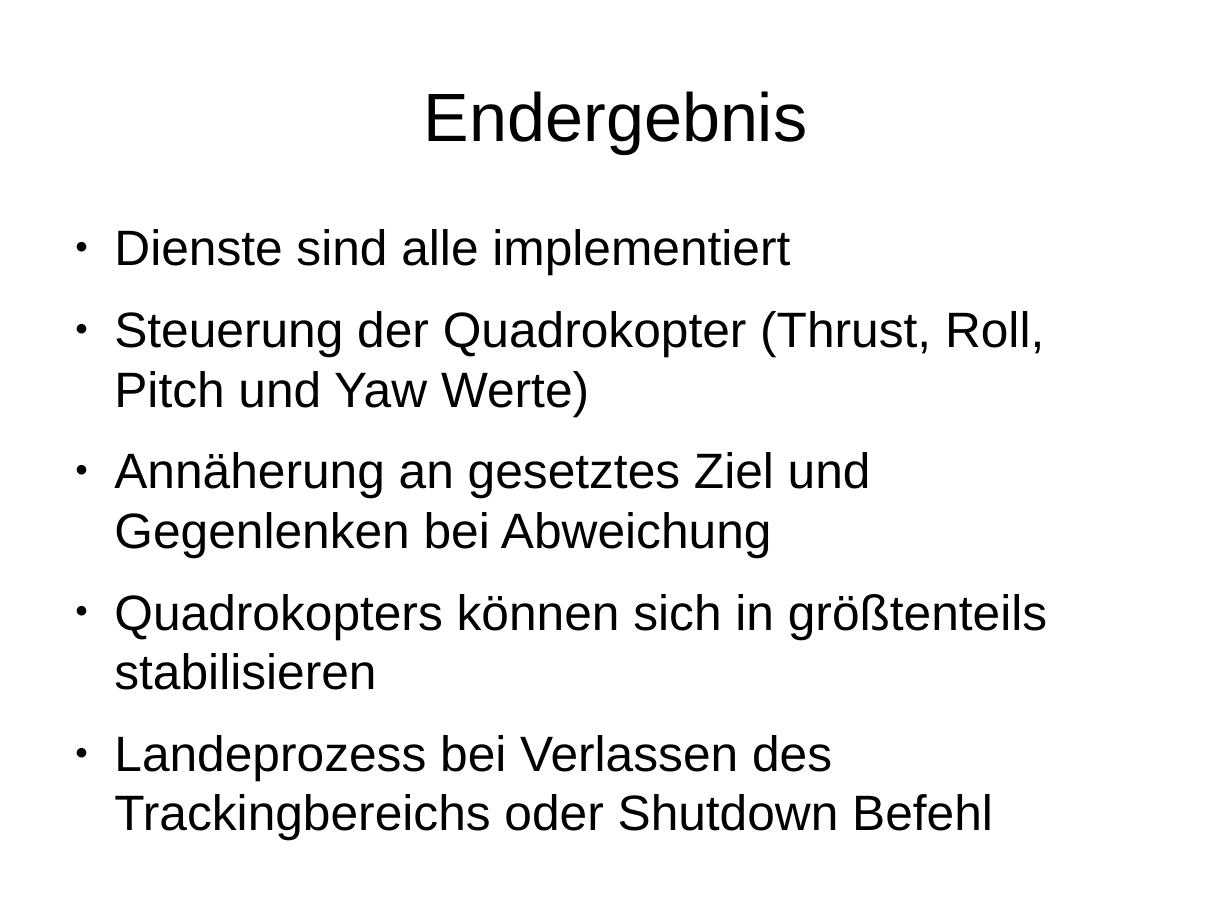
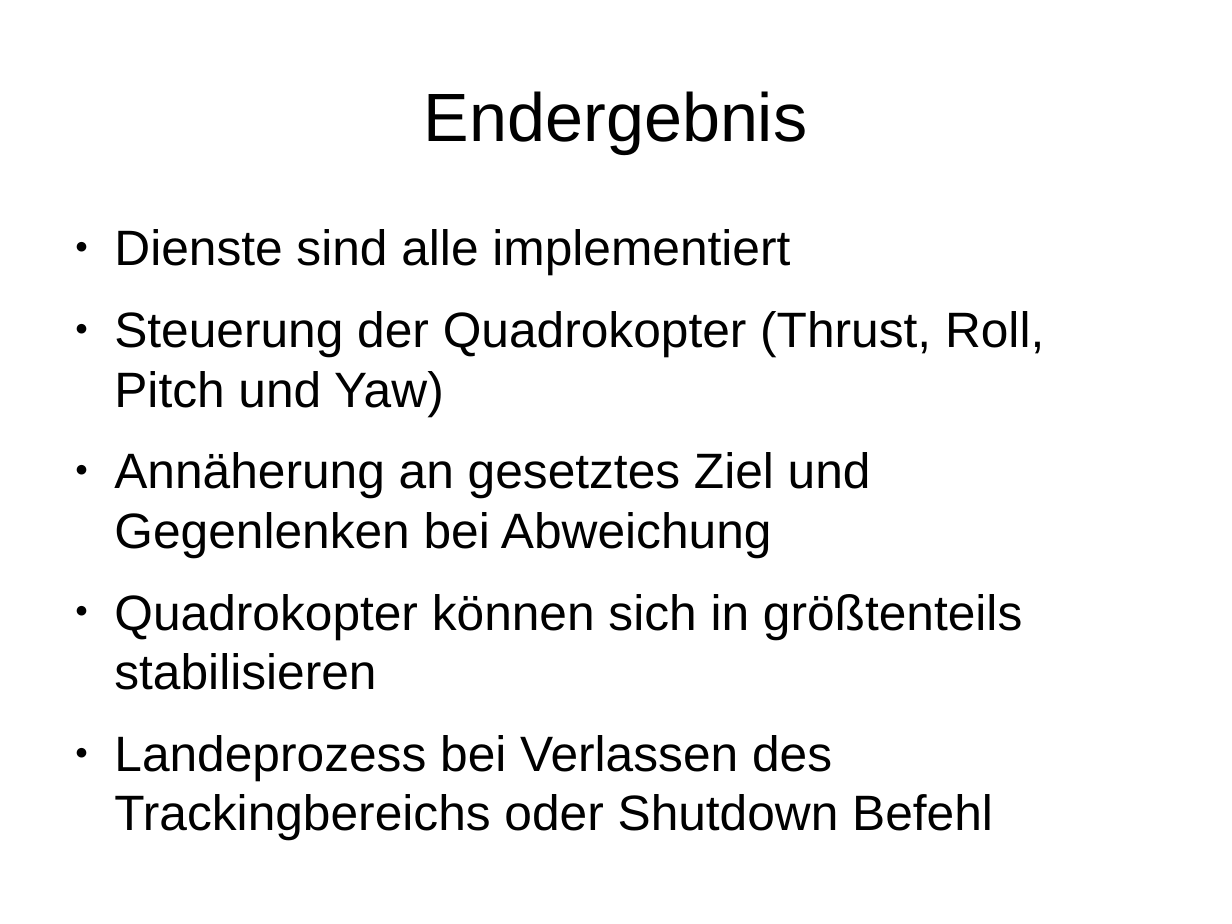
Before and after one commit to KITrokopter/Presentation, a slide deck: slide 5 of control_modul/Folien Positionmodul PSE.odp. Drawn at 1232x924 pixels with LibreOffice and Linux fonts; fonts in the diff are those of the drawing. Boxes give left, top, right and bottom in pixels: in the first picture for what was removed or moved away, otherwise in the second. Text is boxed around its words. In the diff, an @@ line names an element or a change of style, - is before the commit and + after.

```diff
--- a/control_modul/Folien Positionmodul PSE.odp
+++ b/control_modul/Folien Positionmodul PSE.odp
@@ text at box(114, 311, 1044, 416): text changed @@
-● Steuerung der Quadrokopter (Thrust, Roll, Pitch und Yaw Werte)
+● Steuerung der Quadrokopter (Thrust, Roll, Pitch und Yaw)
@@ text at box(114, 594, 1022, 690): text changed @@
-● Quadrokopters können sich in größtenteils stabilisieren
+● Quadrokopter können sich in größtenteils stabilisieren
```
Also in this commit, not shown: 2 other slides changed.
